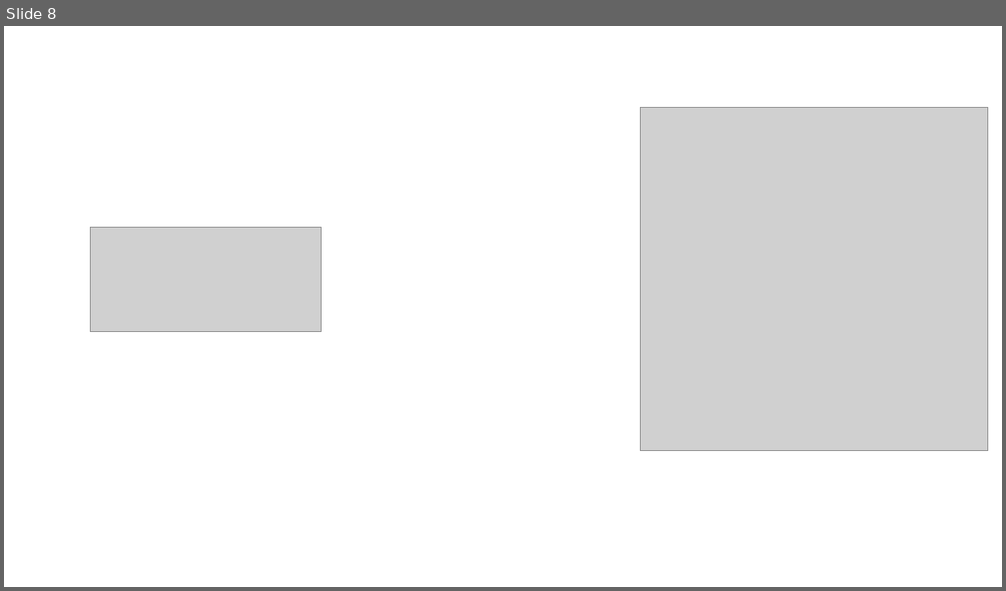
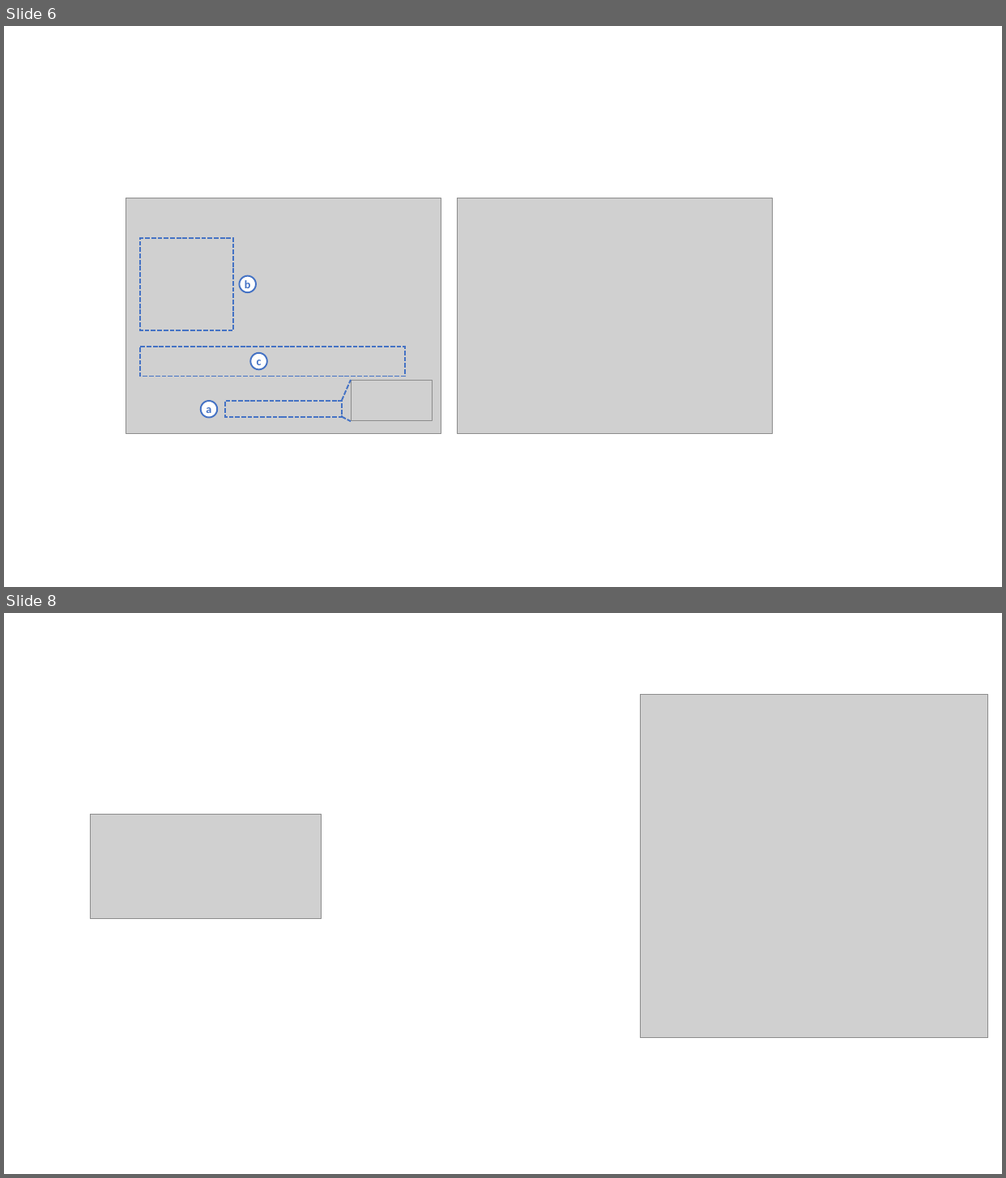
Before and after one commit to xpessoles/TP_Documents_PSI, a slide deck: 02_BrasBeta/Captures/Figures.pptx. Shown one above the other, each under a label of ours: slide 8 before the commit, slides 6 and 8 after it; the slides between them are not shown. The pictures are 1006x591 and 1006x1178 pixels, drawn with LibreOffice and Linux fonts; fonts in the diff are those of the drawing; grey boxes stand for pictures. Boxes give left, top, right and bottom in pixels: in the first picture for what was removed or moved away, otherwise in the second. Text is boxed around its words. In the diff, an @@ line names an element or a change of style, - is before the commit and + after.

```diff
--- a/02_BrasBeta/Captures/Figures.pptx
+++ b/02_BrasBeta/Captures/Figures.pptx
@@ slide 6 added at <box>4,26,1002,587</box>, background #FFFFFF @@
@@ picture added at <box>126,199,441,434</box> @@
@@ picture added at <box>458,199,773,434</box> @@
@@ rectangle added at <box>140,238,234,331</box>, outline #4472C4 1.5 pt dashed @@
@@ ellipse added at <box>239,276,256,292</box>, fill #FFFFFF, outline #4472C4 1.5 pt, 11 pt, text #4472C4, bold @@
+b
@@ rectangle added at <box>140,347,405,377</box>, outline #4472C4 1.5 pt dashed @@
@@ ellipse added at <box>250,353,266,369</box>, fill #FFFFFF, outline #4472C4 1.5 pt, 11 pt, text #4472C4, bold @@
+c
@@ line added from (342, 401) to (351, 380), #4472C4 1.5 pt dashed @@
@@ picture added at <box>351,381,432,421</box> @@
@@ ellipse added at <box>201,401,217,417</box>, fill #FFFFFF, outline #4472C4 1.5 pt, 11 pt, text #4472C4, bold @@
+a
@@ rectangle added at <box>226,401,342,417</box>, outline #4472C4 1.5 pt dashed @@
@@ line added from (342, 416) to (351, 421), #4472C4 1.5 pt dashed @@
```
Also in this commit, not shown: 2 slides changed, 1 other slide added, 2 slides removed, 2 other files.
